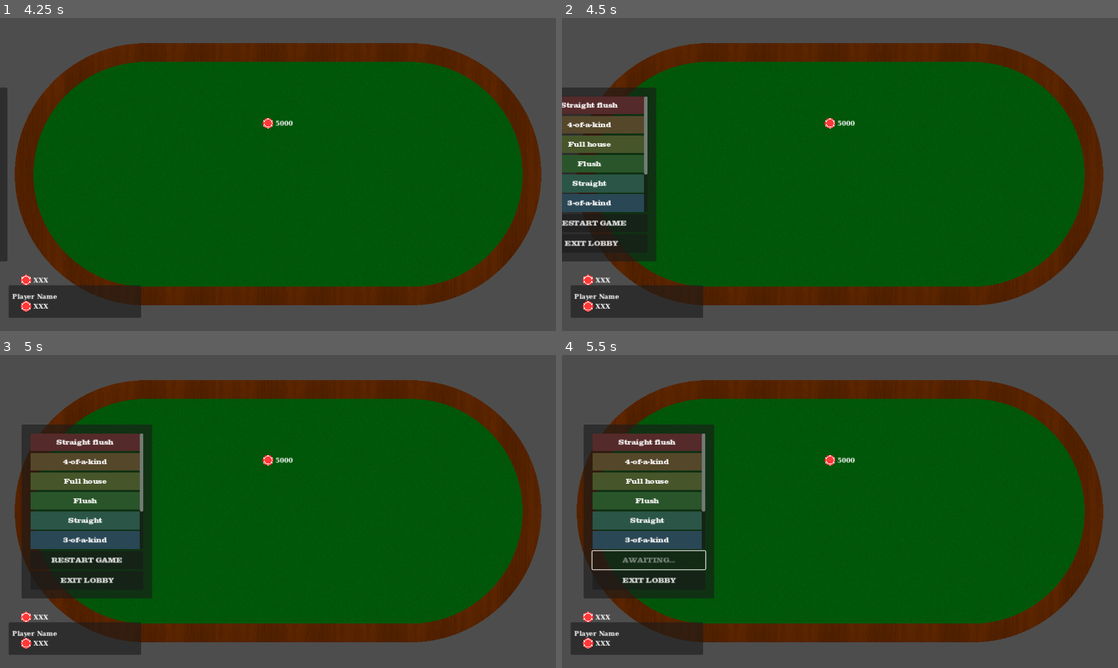
Above: before the commit, frames 1-4 (two rows, left to right).
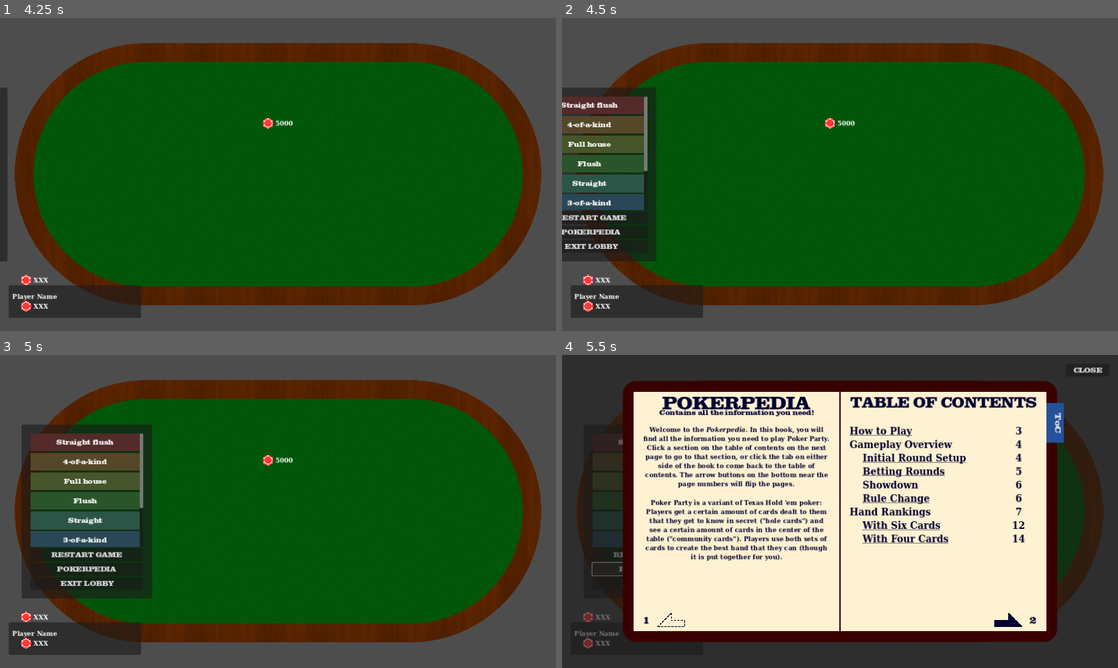
Above: after the commit, the same moments.

Repository: rwilson02/Poker-Party
Game: Godot game, scene res://scenes/Gameplay.tscn
Same seed, same stepped clock (60 frames per second), same inputs: the game is played once before the commit and once after it. This scene is started directly instead of the project's main scene.
Inputs:
- Up to frame 1 (4.25 s): tap Enter at 0.5, 2, 3.5 s; tap Space at 1.25, 2.75 s; tap Escape at 4.15 s
- Up to frame 2 (4.5 s): no input
- Up to frame 3 (5 s): no input
- Up to frame 4 (5.5 s): click "RESTART GAME" (after the commit: "POKERPEDIA") at 5 s

Frame 1 is identical in both runs. In frame 2, 0.8% of the frame differs, in the area x 0-16%, y 48-74%; in frame 3, 0.9%; in frame 4, 97%, in the area x 0-100%, y 0-100%.

Commit message:
flesh out the pokerpedia

Diff:
--- /dev/null
+++ b/rules/hand_descriptions.json
@@ -0,0 +1,18 @@
+{
+	"5K": "Five cards of the same rank.",
+	"SF": "%s consecutive cards of the same suit.",
+	"4K": "Four cards of the same rank.",
+	"FH": "%s cards of one rank, and two of another.",
+	"FL": "%s cards of the same suit.",
+	"ST": "%s consecutive cards.",
+	"3K": "Three cards of the same rank.",
+	"2P": "Two cards on one rank, and two of another.",
+	"1P": "Two cards of the same rank.",
+	"HC": "The single highest card.",
+	"WH": "The %s lowest cards.",
+	"SW": "The %s lowest cards, all of the same suit.",
+	"CR": "Three cards of one rank, and two of another.",
+	"3P": "Two cards each of three separate ranks.",
+	"2T": "Three cards of one rank, and three of another.",
+	"6K": "Six cards of the same rank."
+}
--- a/scenes/Pokerpedia.tscn
+++ b/scenes/Pokerpedia.tscn
@@ -1,9 +1,10 @@
-[gd_scene load_steps=10 format=3 uid="uid://dml4kr48m8imv"]
+[gd_scene load_steps=11 format=3 uid="uid://dml4kr48m8imv"]
 
 [ext_resource type="Theme" uid="uid://b4yajy8yajabe" path="res://theming/general.tres" id="1_k7rdw"]
 [ext_resource type="Script" path="res://scripts/ui/pokerpedia.gd" id="2_vu4td"]
 [ext_resource type="Theme" uid="uid://do0gxw8cx220d" path="res://theming/pokerpedia.tres" id="3_466j1"]
 [ext_resource type="Texture2D" uid="uid://dk0rcm57vix5s" path="res://textures/barb_arrow.png" id="4_5v4uy"]
+[ext_resource type="PackedScene" uid="uid://5cdi7jndpifb" path="res://scenes/ui/example_hand.tscn" id="4_em2on"]
 [ext_resource type="Texture2D" uid="uid://cyb58hglrd1im" path="res://textures/barb_arrow_empty.png" id="5_opqm8"]
 
 [sub_resource type="StyleBoxFlat" id="StyleBoxFlat_ojsam"]
@@ -227,6 +228,116 @@
  You can [i]raise[/i], increasing the bet to match by some number of chips."
 fit_content = true
 
+[node name="Page7" type="VBoxContainer" parent="PokerpediaBack/PageSep/PageL"]
+visible = false
+layout_mode = 1
+anchors_preset = 15
+anchor_right = 1.0
+anchor_bottom = 1.0
+grow_horizontal = 2
+grow_vertical = 2
+
+[node name="Label" type="Label" parent="PokerpediaBack/PageSep/PageL/Page7"]
+custom_minimum_size = Vector2(0, 50)
+layout_mode = 2
+theme_override_font_sizes/font_size = 40
+text = "HAND RANKINGS"
+horizontal_alignment = 1
+vertical_alignment = 1
+
+[node name="RichTextLabel" type="RichTextLabel" parent="PokerpediaBack/PageSep/PageL/Page7"]
+layout_mode = 2
+bbcode_enabled = true
+text = "[center]Each ranking will be listed from highest to lowest. If these relative rankings change under certain rules, this will be listed at the top of the section."
+fit_content = true
+scroll_active = false
+
+[node name="example_hand" parent="PokerpediaBack/PageSep/PageL/Page7" instance=ExtResource("4_em2on")]
+layout_mode = 2
+auto = true
+hand_type = "5K"
+
+[node name="example_hand2" parent="PokerpediaBack/PageSep/PageL/Page7" instance=ExtResource("4_em2on")]
+layout_mode = 2
+auto = true
+hand_type = "SF"
+
+[node name="Page9" type="VBoxContainer" parent="PokerpediaBack/PageSep/PageL"]
+visible = false
+layout_mode = 1
+anchors_preset = 15
+anchor_right = 1.0
+anchor_bottom = 1.0
+grow_horizontal = 2
+grow_vertical = 2
+alignment = 1
+
+[node name="example_hand" parent="PokerpediaBack/PageSep/PageL/Page9" instance=ExtResource("4_em2on")]
+layout_mode = 2
+auto = true
+hand_type = "FL"
+
+[node name="example_hand2" parent="PokerpediaBack/PageSep/PageL/Page9" instance=ExtResource("4_em2on")]
+layout_mode = 2
+auto = true
+hand_type = "ST"
+
+[node name="Page11" type="VBoxContainer" parent="PokerpediaBack/PageSep/PageL"]
+visible = false
+layout_mode = 1
+anchors_preset = 15
+anchor_right = 1.0
+anchor_bottom = 1.0
+grow_horizontal = 2
+grow_vertical = 2
+alignment = 1
+
+[node name="example_hand" parent="PokerpediaBack/PageSep/PageL/Page11" instance=ExtResource("4_em2on")]
+layout_mode = 2
+auto = true
+hand_type = "1P"
+
+[node name="example_hand2" parent="PokerpediaBack/PageSep/PageL/Page11" instance=ExtResource("4_em2on")]
+layout_mode = 2
+auto = true
+hand_type = "HC"
+
+[node name="Page13" type="VBoxContainer" parent="PokerpediaBack/PageSep/PageL"]
+visible = false
+layout_mode = 1
+anchors_preset = 15
+anchor_right = 1.0
+anchor_bottom = 1.0
+grow_horizontal = 2
+grow_vertical = 2
+alignment = 1
+
+[node name="RichTextLabel" type="RichTextLabel" parent="PokerpediaBack/PageSep/PageL/Page13"]
+layout_mode = 2
+bbcode_enabled = true
+text = "[center]Between Full House and 4-of-a-kind"
+fit_content = true
+
+[node name="example_hand" parent="PokerpediaBack/PageSep/PageL/Page13" instance=ExtResource("4_em2on")]
+layout_mode = 2
+auto = true
+hand_size = 6
+hand_type = "2T"
+scale = 0.31
+
+[node name="RichTextLabel2" type="RichTextLabel" parent="PokerpediaBack/PageSep/PageL/Page13"]
+layout_mode = 2
+bbcode_enabled = true
+text = "[center]Between Straight and Crowd"
+fit_content = true
+
+[node name="example_hand2" parent="PokerpediaBack/PageSep/PageL/Page13" instance=ExtResource("4_em2on")]
+layout_mode = 2
+auto = true
+hand_size = 6
+hand_type = "3P"
+scale = 0.31
+
 [node name="PageR" type="Panel" parent="PokerpediaBack/PageSep"]
 unique_name_in_owner = true
 layout_mode = 2
@@ -285,7 +396,10 @@
 [indent][url={\"page\":4}]Initial Round Setup[/url]
 [url={\"page\":5}]Betting Rounds[/url]
 [url={\"page\":6}]Showdown[/url]
-[url={\"page\":6}]Rule Change[/url][/indent]"
+[url={\"page\":6}]Rule Change[/url][/indent]
+[url={\"page\":7}]Hand Rankings[/url]
+[indent][url={\"page\":12}]With Six Cards[/url]
+[url={\"page\":14}]With Four Cards[/url]"
 
 [node name="RichTextLabel" type="RichTextLabel" parent="PokerpediaBack/PageSep/PageR/Page2/MarginContainer/HBoxContainer"]
 layout_mode = 2
@@ -297,7 +411,10 @@
 4
 5
 6
-6"
+6
+7
+12
+14"
 
 [node name="Page4" type="VBoxContainer" parent="PokerpediaBack/PageSep/PageR"]
 visible = false
@@ -388,6 +505,119 @@
 layout_mode = 2
 bbcode_enabled = true
 text = "Whichever player has the [i]least[/i] chips at the end of a round gets the choice between two Rule Changes to e …(235 unchanged characters)…
+fit_content = true
+
+[node name="Page8" type="VBoxContainer" parent="PokerpediaBack/PageSep/PageR"]
+visible = false
+layout_mode = 1
+anchors_preset = 15
+anchor_right = 1.0
+anchor_bottom = 1.0
+grow_horizontal = 2
+grow_vertical = 2
+alignment = 1
+
+[node name="example_hand" parent="PokerpediaBack/PageSep/PageR/Page8" instance=ExtResource("4_em2on")]
+layout_mode = 2
+auto = true
+hand_type = "4K"
+
+[node name="example_hand2" parent="PokerpediaBack/PageSep/PageR/Page8" instance=ExtResource("4_em2on")]
+layout_mode = 2
+auto = true
+hand_type = "FH"
+
+[node name="Page10" type="VBoxContainer" parent="PokerpediaBack/PageSep/PageR"]
+visible = false
+layout_mode = 1
+anchors_preset = 15
+anchor_right = 1.0
+anchor_bottom = 1.0
+grow_horizontal = 2
+grow_vertical = 2
+alignment = 1
+
+[node name="example_hand" parent="PokerpediaBack/PageSep/PageR/Page10" instance=ExtResource("4_em2on")]
+layout_mode = 2
+auto = true
+hand_type = "3K"
+
+[node name="example_hand2" parent="PokerpediaBack/PageSep/PageR/Page10" instance=ExtResource("4_em2on")]
+layout_mode = 2
+auto = true
+hand_type = "2P"
+
+[node name="Page12" type="VBoxContainer" parent="PokerpediaBack/PageSep/PageR"]
+visible = false
+layout_mode = 1
+anchors_preset = 15
+anchor_right = 1.0
+anchor_bottom = 1.0
+grow_horizontal = 2
+grow_vertical = 2
+
+[node name="Label" type="Label" parent="PokerpediaBack/PageSep/PageR/Page12"]
+layout_mode = 2
+theme_override_font_sizes/font_size = 40
+text = "WITH SIX CARDS"
+horizontal_alignment = 1
+vertical_alignment = 1
+
+[node name="RichTextLabel" type="RichTextLabel" parent="PokerpediaBack/PageSep/PageR/Page12"]
+layout_mode = 2
+bbcode_enabled = true
+text = "[center]With six hards per hand, Full House rises above
+4-of-a-kind, and four more kinds of hand emerge."
+fit_content = true
+
+[node name="example_hand" parent="PokerpediaBack/PageSep/PageR/Page12" instance=ExtResource("4_em2on")]
+layout_mode = 2
+auto = true
+hand_size = 6
+hand_type = "6K"
+scale = 0.31
+
+[node name="example_hand2" parent="PokerpediaBack/PageSep/PageR/Page12" instance=ExtResource("4_em2on")]
+layout_mode = 2
+auto = true
+hand_size = 6
+hand_type = "FH"
+scale = 0.31
+
+[node name="Page14" type="VBoxContainer" parent="PokerpediaBack/PageSep/PageR"]
+visible = false
+layout_mode = 1
+anchors_preset = 15
+anchor_right = 1.0
+anchor_bottom = 1.0
+grow_horizontal = 2
+grow_vertical = 2
+alignment = 1
+
+[node name="RichTextLabel" type="RichTextLabel" parent="PokerpediaBack/PageSep/PageR/Page14"]
+layout_mode = 2
+bbcode_enabled = true
+text = "[center]Between 3 pair and 3-of-a-kind"
+fit_content = true
+
+[node name="example_hand" parent="PokerpediaBack/PageSep/PageR/Page14" instance=ExtResource("4_em2on")]
+layout_mode = 2
+auto = true
+hand_size = 6
+hand_type = "CR"
+scale = 0.31
+
+[node name="Label" type="Label" parent="PokerpediaBack/PageSep/PageR/Page14"]
+layout_mode = 2
+theme_override_font_sizes/font_size = 36
+text = "WITH FOUR CARDS"
+horizontal_alignment = 1
+vertical_alignment = 1
+
+[node name="RichTextLabel2" type="RichTextLabel" parent="PokerpediaBack/PageSep/PageR/Page14"]
+layout_mode = 2
+bbcode_enabled = true
+text = "[center]With four cards per hand, 4-of-a-kind rises above Straight Flush and 3-of-a-kind rises above Full House."
 fit_content = true
 
 [node name="ButtonBACK" type="TextureButton" parent="PokerpediaBack"]
--- /dev/null
+++ b/scenes/ui/example_hand.tscn
@@ -0,0 +1,49 @@
+[gd_scene load_steps=3 format=3 uid="uid://5cdi7jndpifb"]
+
+[ext_resource type="Script" path="res://scripts/ui/example_hand.gd" id="2_vch8l"]
+[ext_resource type="Theme" uid="uid://do0gxw8cx220d" path="res://theming/pokerpedia.tres" id="2_y0rh7"]
+
+[node name="example_hand" type="VBoxContainer"]
+offset_right = 420.0
+offset_bottom = 180.0
+size_flags_horizontal = 3
+script = ExtResource("2_vch8l")
+
+[node name="RichTextLabel" type="RichTextLabel" parent="."]
+layout_mode = 2
+theme = ExtResource("2_y0rh7")
+bbcode_enabled = true
+text = "[center][font_size=24]Hand Name[/font_size]
+Description"
+fit_content = true
+scroll_active = false
+autowrap_mode = 0
+
+[node name="Hand" type="HBoxContainer" parent="."]
+custom_minimum_size = Vector2(0, 125)
+layout_mode = 2
+
+[node name="Marker1" type="Control" parent="Hand"]
+layout_mode = 2
+size_flags_horizontal = 6
+size_flags_vertical = 4
+
+[node name="Marker2" type="Control" parent="Hand"]
+layout_mode = 2
+size_flags_horizontal = 6
+size_flags_vertical = 4
+
+[node name="Marker3" type="Control" parent="Hand"]
+layout_mode = 2
+size_flags_horizontal = 6
+size_flags_vertical = 4
+
+[node name="Marker4" type="Control" parent="Hand"]
+layout_mode = 2
+size_flags_horizontal = 6
+size_flags_vertical = 4
+
+[node name="Marker5" type="Control" parent="Hand"]
+layout_mode = 2
+size_flags_horizontal = 6
+size_flags_vertical = 4
--- a/scenes/ui/pause_menu.tscn
+++ b/scenes/ui/pause_menu.tscn
@@ -46,6 +46,12 @@
 size_flags_vertical = 3
 text = "RESTART GAME"
 
+[node name="Pokerpedia" type="Button" parent="MarginContainer/VBoxContainer/VBoxContainer"]
+unique_name_in_owner = true
+layout_mode = 2
+size_flags_vertical = 3
+text = "POKERPEDIA"
+
 [node name="Exit" type="Button" parent="MarginContainer/VBoxContainer/VBoxContainer"]
 unique_name_in_owner = true
 layout_mode = 2
--- a/scripts/rules.gd
+++ b/scripts/rules.gd
@@ -35,7 +35,7 @@
 	const SUIT_SIZE = 256
 
 	var pos: Vector2
-	if suit > RULES.SUITS: pos = Vector2(SUITS_PER_ROW - 1, ROWS - 1)
+	if suit > SUITS_PER_ROW * ROWS: pos = Vector2(SUITS_PER_ROW - 1, ROWS - 1)
 	else: pos = Vector2(suit % SUITS_PER_ROW, suit / SUITS_PER_ROW)
 
 	return Rect2(pos * SUIT_SIZE, Vector2.ONE * SUIT_SIZE)
--- a/scripts/ui/card_setup.gd
+++ b/scripts/ui/card_setup.gd
@@ -15,7 +15,7 @@
 
 func _make_custom_tooltip(for_text: String):
 	var tooltip = RichTextLabel.new()
-	tooltip.text = for_text
+	tooltip.text = "[color=WHITE]%s[/color]" % for_text
 	tooltip.bbcode_enabled = true
 	tooltip.fit_content = true
 	tooltip.autowrap_mode = TextServer.AUTOWRAP_OFF
--- /dev/null
+++ b/scripts/ui/example_hand.gd
@@ -0,0 +1,161 @@
+extends Node
+
+const TEMPLATE = "[center][font_size=24]%s[/font_size]\n%s"
+const CARD = preload("res://scenes/ui/ui_card.tscn")
+const NUM_TO_WORD = {
+#	1: "One",
+#	2: "Two",
+	3: "Three",
+	4: "Four",
+	5: "Five",
+	6: "Six",
+}
+var DESCS = JSON.parse_string(FileAccess.get_file_as_string("res://rules/hand_descriptions.json"))
+
+@export var auto = false
+@export_range(4,6) var hand_size = 5
+@export var hand_type = ""
+
+@export var scale = 0.35
+
+@onready var label = $RichTextLabel
+@onready var hand = $Hand
+
+var ranks: Array
+var suits: Array
+var extra_suits: Array
+var combo_suits: Array
+
+func _ready():
+	ranks = range(Rules.RULES.VALS_PER_SUIT)
+	suits = range(Rules.RULES.SUITS).map(func(c): return c * Rules.RULES.VALS_PER_SUIT)
+	ranks.shuffle()
+	suits.shuffle()
+	while suits.size() + extra_suits.size() < 6:
+		extra_suits.append((suits.size() + extra_suits.size()) * Rules.RULES.VALS_PER_SUIT)
+	combo_suits = suits.duplicate()
+	combo_suits.append_array(extra_suits.duplicate())
+
+	if auto:
+		setup()
+
+func setup():
+	if hand_type in ["3P", "2T", "6K", "CR"]: hand_size = 6 if hand_size <= 5 else hand_size
+	if hand_type in ["5K", "FH"]: hand_size = 5 if hand_size <= 4 else hand_size
+
+	var h = Hand.new([])
+	h.rank = hand_type
+	var full_name = h.get_name().get_slice(" (", 0)
+
+	label.text = TEMPLATE % [full_name, DESCS[hand_type]]
+
+	self.size = Vector2(84 * hand_size, 180)
+
+	while hand.get_child_count() != hand_size:
+		if hand.get_child_count() > hand_size:
+			hand.get_children()[-1].free()
+		elif hand.get_child_count() < hand_size:
+			hand.add_child(hand.get_child(0).duplicate())
+
+	var cards = get_needed_cards(hand_type)
+	cards.sort_custom(func(a,b): return Rules.get_value(a) > Rules.get_value(b))
+	if Rules.get_value(cards[0]) == Rules.RULES.VALS_PER_SUIT - 1 \
+		and Rules.get_value(cards[1]) == hand_size - 2:
+			cards.append(cards.pop_front())
+
+	for marker in hand.get_children():
+		var carp = CARD.instantiate()
+		carp.setup(cards.pop_front())
+		carp.scale = Vector2.ONE * scale
+		marker.add_child(carp)
+
+func get_needed_cards(type):
+	var cards = []
+
+	# Of-a-kinds
+	if type.ends_with("K"):
+		var of_a = int(type[0])
+		var kind = ranks.pop_back()
+		for i in of_a:
+			cards.append(kind + combo_suits[i])
+	# Pairs
+	elif type.ends_with("P"):
+		var pairs = int(type[0])
+		for i in pairs:
+			var p_rank = ranks.pop_back()
+			var two_suits = [suits.pick_random(), suits.pick_random()]
+			while two_suits[0] == two_suits[1]: two_suits[1] = suits.pick_random()
+
+			for j in 2:
+				cards.append(p_rank + two_suits[j])
+	# Straights/Wheels
+	elif type.begins_with("S") or type.contains("W"):
+		var also_flush = type.contains("F") or type == "SW"
+		var ace_low = range(hand_size - 1)
+		ace_low.reverse()
+		ace_low.append(Rules.RULES.VALS_PER_SUIT - 1)
+
+		label.text = label.text % NUM_TO_WORD[hand_size]
+
+		var possible_ranks = range(hand_size, Rules.RULES.VALS_PER_SUIT)
+		possible_ranks.append(-1)
+		possible_ranks.shuffle()
+		var starter = possible_ranks.pop_back()
+		var card_ranks = []
+		var flush_suit = -1
+
+		if starter < 0 or type.contains("W"):
+			card_ranks = ace_low
+		else:
+			card_ranks = range(starter, starter - hand_size, -1)
+		if also_flush:
+			flush_suit = suits.pop_back()
+
+		for r in card_ranks:
+			if flush_suit < 0:
+				cards.append(r + suits.pick_random())
+			else:
+				cards.append(r + flush_suit)
+	# Like, the rest
+	else:
+		match type:
+			"FH", "CR":
+				if hand_size < 5:
+					push_error("you can't full house with %d cards idiot" % hand_size)
+					return
+
+				var higher_size = hand_size - 2
+				if type == "CR": higher_size = 3
+				if label.text.contains("%s"):
+					label.text = label.text % NUM_TO_WORD[higher_size]
+
+				var two_ranks = [ranks.pop_back(), ranks.pop_back()]
+				var two_suits = [suits.pick_random(), suits.pick_random()]
+				while two_suits[0] == two_suits[1]: two_suits[1] = suits.pick_random()
+				var higher_suits = suits.slice(0, higher_size)
+
+				for i in higher_size:
+					cards.append(two_ranks[0] + higher_suits[i])
+				for i in 2:
+					cards.append(two_ranks[1] + two_suits[i])
+			"HC":
+				for i in hand_size:
+					cards.append(ranks.pop_back() + suits.pick_random())
+			"FL":
+				label.text = label.text % NUM_TO_WORD[hand_size]
+				var flush_rank = suits.pop_back()
+				for i in hand_size:
+					cards.append(ranks.pop_back() + flush_rank)
+			"2T":
+				for i in 2:
+					var p_rank = ranks.pop_back()
+					var three_suits = suits.slice(0,3)
+					suits.shuffle()
+
+					for j in 3:
+						cards.append(p_rank + three_suits[j])
+
+	while cards.size() < hand_size:
+		cards.append(ranks.pop_back() + suits.pick_random())
+
+	return cards
--- a/scripts/ui/pause_menu.gd
+++ b/scripts/ui/pause_menu.gd
@@ -1,24 +1,7 @@
 extends Panel
 
 const RANKING_BAR = preload("res://scenes/ui/pause_ranking_bar.tscn")
-const RANK_TOOLTIPS = {
-	"5K": "Five cards of the same rank.",
-	"SF": "%s consecutive cards of the same suit.",
-	"4K": "Four cards of the same rank.",
-	"FH": "%s cards of one rank, and two of another.",
-	"FL": "%s cards of the same suit.",
-	"ST": "%s consecutive cards.",
-	"3K": "Three cards of the same rank.",
-	"2P": "Two cards on one rank, and two of another.",
-	"1P": "Two cards of the same rank.",
-	"HC": "The single highest card.",
-	"WH": "The %s lowest cards.",
-	"SW": "The %s lowest cards, all of the same suit.",
-	"CR": "Three cards of one rank, and two of another.",
-	"3P": "Two cards each of three separate ranks.",
-	"2T": "Three cards of one rank, and three of another.",
-	"6K": "Six cards of the same rank."
-}
+const POKERPEDIA = preload("res://scenes/Pokerpedia.tscn")
 const NUM_TO_WORD = {
 #	1: "One",
 #	2: "Two",
@@ -29,9 +12,11 @@
 }
 @onready var rank_holder = %Ranks
 
+var RANK_TOOLTIPS = JSON.parse_string(FileAccess.get_file_as_string("res://rules/hand_descriptions.json"))
 
 func _ready():
 	Netgame.state_updated.connect(set_up_rankings)
+	%Pokerpedia.pressed.connect(func(): get_parent().add_child(POKERPEDIA.instantiate()))
 
 	set_up_rankings()
 
--- a/scripts/ui/pokerpedia.gd
+++ b/scripts/ui/pokerpedia.gd
@@ -38,7 +38,9 @@
 
 	page = page_num
 	var newL = left_page.get_child(page)
-	var newR = right_page.get_child(page)
+	var newR = null
+	if right_page.get_child_count() > page:
+		newR = right_page.get_child(page)
 	left_page.get_child(0).text = str(page * 2 - 1)
 	right_page.get_child(0).text = str(page * 2)
 	var has_right = newR != null
